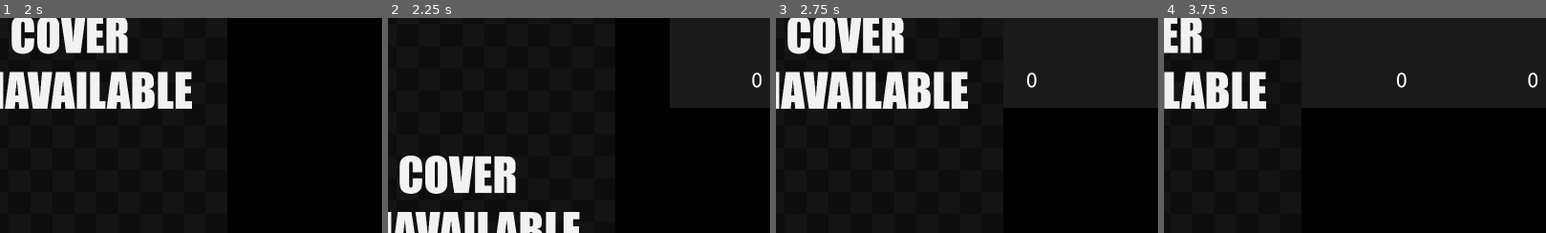
Above: before the commit, frames 1-4 (left to right).
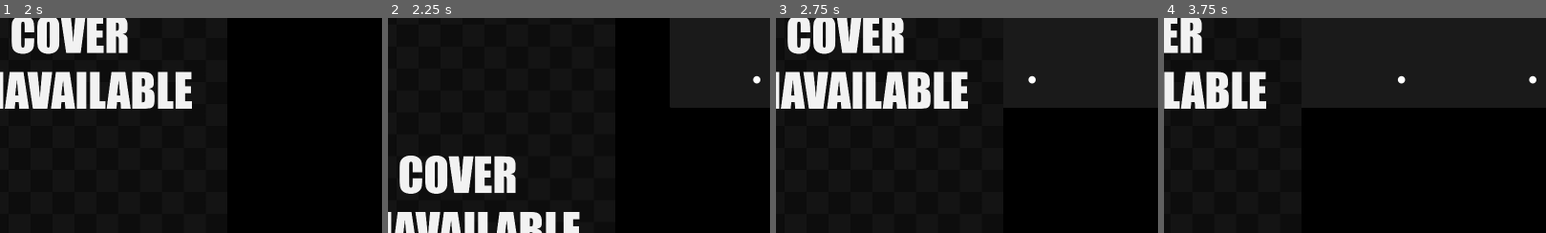
Above: after the commit, the same moments.

Repository: carter-lilley/game_shuffler
Game: Godot game, scene res://Scenes/modes/mode_grabbag.tscn
Same seed, same stepped clock (60 frames per second), same inputs: the game is played once before the commit and once after it. This scene is started directly instead of the project's main scene.
Inputs:
- Up to frame 1 (2 s): click "Grab Bag!" at 0.5 s; click "Grab Bag!" at 1.25 s
- Up to frame 2 (2.25 s): click "Grab Bag!" at 2 s
- Up to frame 3 (2.75 s): no input
- Up to frame 4 (3.75 s): no input
The pictures show only the part of the screen within x 40-90%, y 40-90%; the shares and areas given below are measured in that part.

Frame 1 is identical in both runs. In frame 2, 0.1% of the frame differs, in the area x 95-98%, y 25-33%; in frame 3, 0.1%; in frame 4, 0.3%, in the area x 61-98%, y 25-33%.
Error before the commit: Modulo by zero error in operator '%'. (res://Scripts/mode_grabbag.gd:185)
Error after the commit: Modulo by zero error in operator '%'. (res://Scripts/mode_grabbag.gd:188)

Commit message:
More IGDB pull updates, includes release date

Diff:
--- a/Scripts/IGDB_handler.gd
+++ b/Scripts/IGDB_handler.gd
@@ -30,13 +30,15 @@
 	var res_dict = {
 			"id": 0,
 			"name": "",
+			"release": "",
 			"tex": Texture2D
 		}
 	res_dict["tex"] = placeholder_tex
 
 	if access_token:
 		#var game_req = 'search "' + game_title + '";' + 'f id, name; w platforms = "' + game_plat + '"; limit 1'
-		var game_req = 'search "' + game_title + '";' + 'f id, name; limit 1;'
+		var game_req = 'search "' + game_title + '";' + 'f id, name, first_release_date; limit 1;'
+		#'fields age_ratings,aggregated_rating,aggregated_rating_count,alternative_names,artworks,bundles,category,checksum,collection,collections,cover,created_at,dlcs,expanded_games,expansions,external_games,first_release_date,follows,forks,franchise,franchises,game_engines,game_localizations,game_modes,genres,hypes,involved_companies,keywords,language_supports,multiplayer_modes,name,parent_game,platforms,player_perspectives,ports,rating,rating_count,release_dates,remakes,remasters,screenshots,similar_games,slug,standalone_expansions,status,storyline,summary,tags,themes,total_rating,total_rating_count,updated_at,url,version_parent,version_title,videos,websites;'
 		#var game_req = 'f id, name; w name ~ *"${'+ game_title +'}"*; limit 1;'
 		var headers = [
 			"Client-ID: " + client_id,
@@ -54,9 +56,14 @@
 		if qry_game_res[1] == 200:
 			if !parse_game.is_empty():
 				var game_info = parse_game[0]
+				print(game_info)
 #	Fill return dictionary with relavant info
 				res_dict["name"] = game_info["name"]
 				res_dict["id"] = game_info["id"]
+				#res_dict["release"] = game_info["first_release_date"]
+				if game_info.has("first_release_date"):
+					var date_dict : Dictionary = Time.get_date_dict_from_unix_time(game_info["first_release_date"])
+					res_dict["release"] = date_dict["year"]
 #	Construct Cover request
 				var cover_req = 'f url, image_id;
 						w game = ' + str(game_info["id"]) + '; limit 1;'
--- a/Scripts/mode_grabbag.gd
+++ b/Scripts/mode_grabbag.gd
@@ -33,7 +33,10 @@
 	var curr_id = randi() % user_settings.bag_size
 	print("Current game: ",prc_list[curr_id]["name"]," Current_ID: ", curr_id, " Last_PID: ", last_pid)
 	var game_qry = await IGDB.query_game(prc_list[curr_id]["name"],prc_list[curr_id]["plat"])
-	notifman.notif_intro(game_qry["tex"], game_qry["name"], str(game_qry["id"]))
+	if game_qry["name"] == "":
+		notifman.notif_intro(game_qry["tex"], prc_list[curr_id]["name"], str(prc_list[curr_id]["plat"]), str(game_qry["release"]))
+	else:
+		notifman.notif_intro(game_qry["tex"], game_qry["name"], str(prc_list[curr_id]["plat"]), str(game_qry["release"]))
 	for prc_info in prc_list:
 	#suspend all active processes..
 		if prc_info["pid"] == last_pid:
--- a/Scripts/notif_intro_controller.gd
+++ b/Scripts/notif_intro_controller.gd
@@ -43,9 +43,10 @@
 func clip_3():
 	queue_free()
 
-func set_info(title : String, info : String):
+func set_info(title : String, system : String, release : String):
 	title_label.text = title
-	info_label.text = info
+	var infostr = system + " • " + release
+	info_label.text = infostr
 	pass
 
 func set_art(tex = Texture2D):
--- a/Scripts/notif_man.gd
+++ b/Scripts/notif_man.gd
@@ -1,10 +1,10 @@
 extends Node
 
 @onready var notif_intro_asset = preload("res://Scenes/notifs/notif_intro.tscn")  # Load the scene as a PackedScene
-func notif_intro(tex : Texture2D, title : String, info : String):
+func notif_intro(tex : Texture2D, title : String, system : String, release : String):
 	var notif_intro = notif_intro_asset.instantiate()
 	add_child(notif_intro)
-	notif_intro.set_info(title,info)
+	notif_intro.set_info(title,system,release)
 	if tex:
 		notif_intro.set_art(tex)
 
--- a/Scripts/user_settings.gd
+++ b/Scripts/user_settings.gd
@@ -1,8 +1,8 @@
 extends Node
 
 var bag_size: int = 12
-var round_time_min : float = 15.0
-var round_time_max : float = 15.0
+var round_time_min : float = 45.0
+var round_time_max : float = 180.0
 #-------------------------------
 var rom_dir: String = "Z:\\roms"
 #--------- RA
